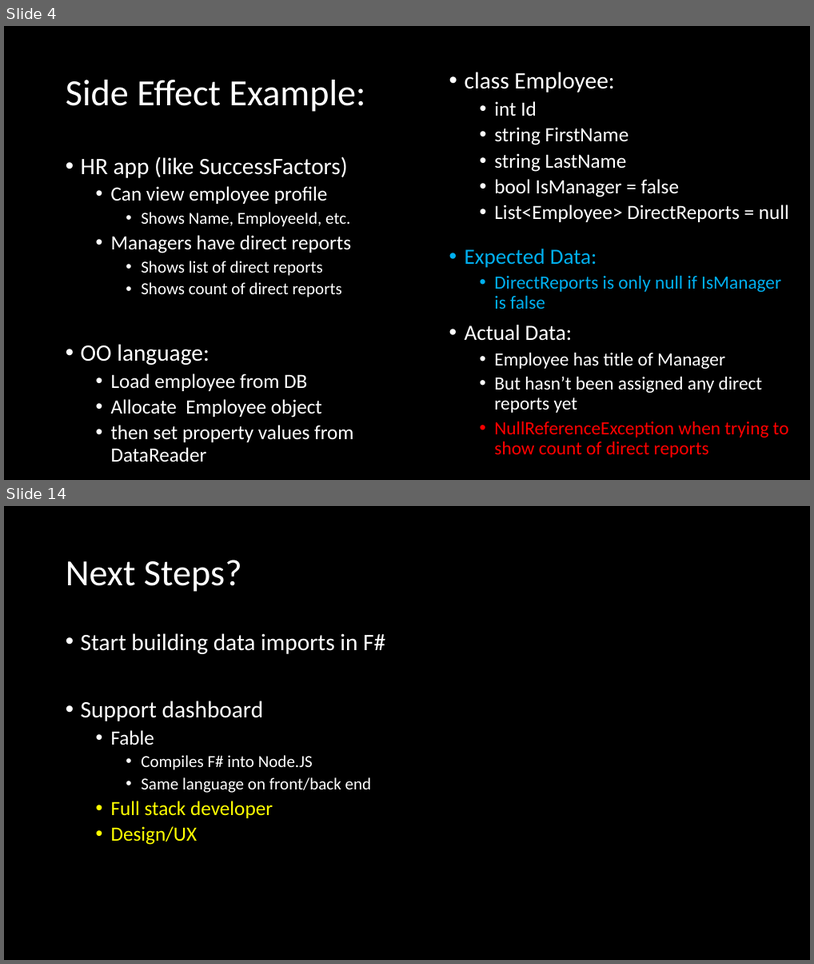
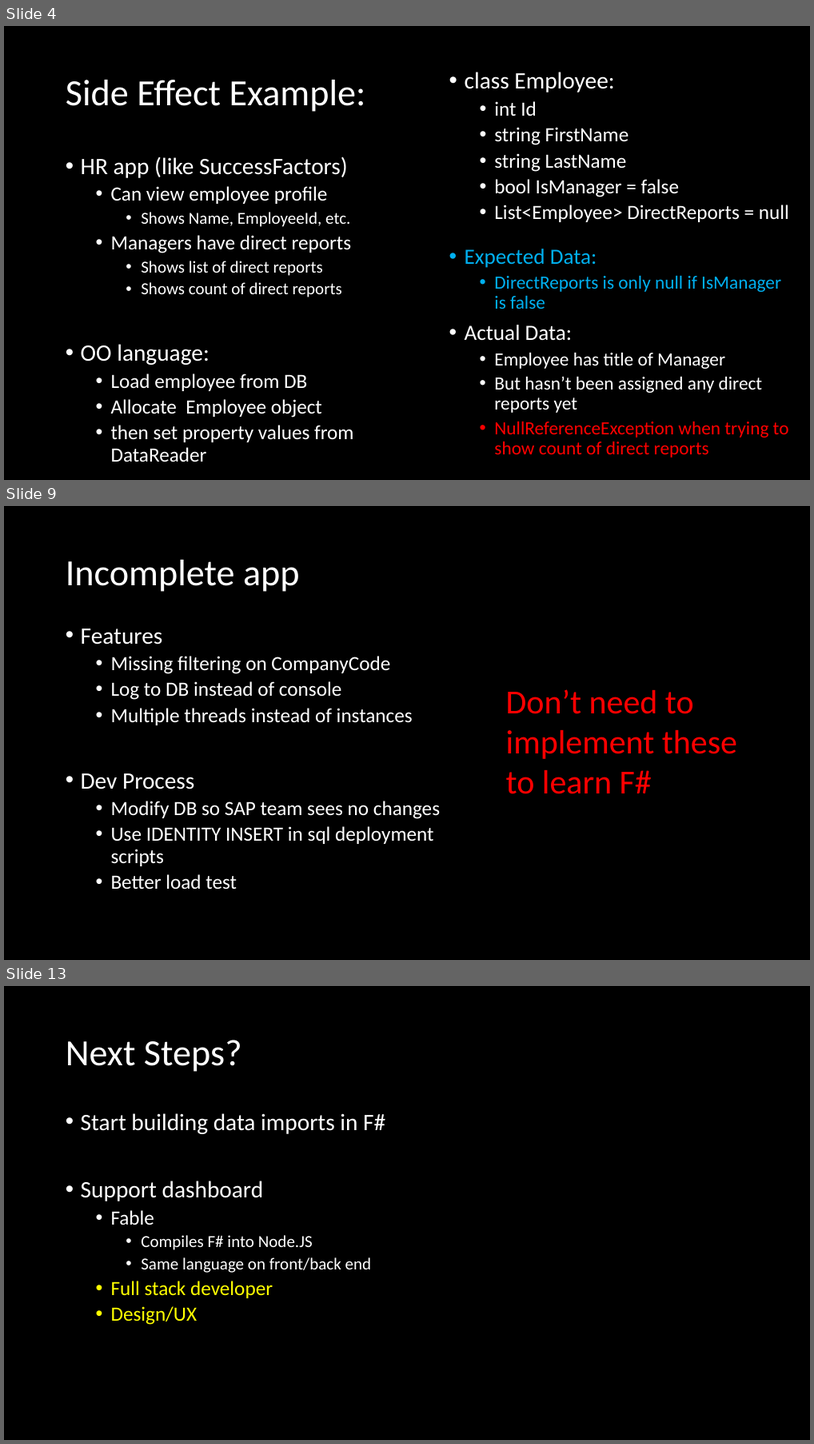
Before and after one commit to jaydpather/FSharpETLDemo, a slide deck: presentations/FSharpETLDemo.pptx. Shown one above the other, each under a label of ours: slides 4 and 14 before the commit, slides 4, 9 and 13 after it; the slides between them are not shown. The pictures are 814x964 and 814x1444 pixels, drawn with LibreOffice and Linux fonts; fonts in the diff are those of the drawing. Boxes give left, top, right and bottom in pixels: in the first picture for what was removed or moved away, otherwise in the second. Text is boxed around its words. In the diff, an @@ line names an element or a change of style, - is before the commit and + after.

```diff
--- a/presentations/FSharpETLDemo.pptx
+++ b/presentations/FSharpETLDemo.pptx
@@ slide 9 added at (x1=4, y1=506, x2=810, y2=960), background #000000 @@
@@ title added at (x1=66, y1=560, x2=300, y2=592), 44 pt, text #FFFFFF @@
+Incomplete app
@@ text added at (x1=81, y1=628, x2=413, y2=725), 24 pt, text #FFFFFF @@
+• Features
+  • Missing filtering on CompanyCode
+  • Log to DB instead of console
+  • Multiple threads instead of instances
@@ text added at (x1=506, y1=689, x2=738, y2=794), 40 pt, text #FF0000 @@
+Don’t need to implement these to learn F#
@@ text added at (x1=81, y1=773, x2=440, y2=889), 24 pt, text #FFFFFF @@
+• Dev Process
+  • Modify DB so SAP team sees no changes
+  • Use IDENTITY INSERT in sql deployment scripts
+  • Better load test
@@ what was slide 14 is now slide 13 @@
```
Also in this commit, not shown: 5 slides changed, 2 other slides added, 3 slides removed, 5 other files.
